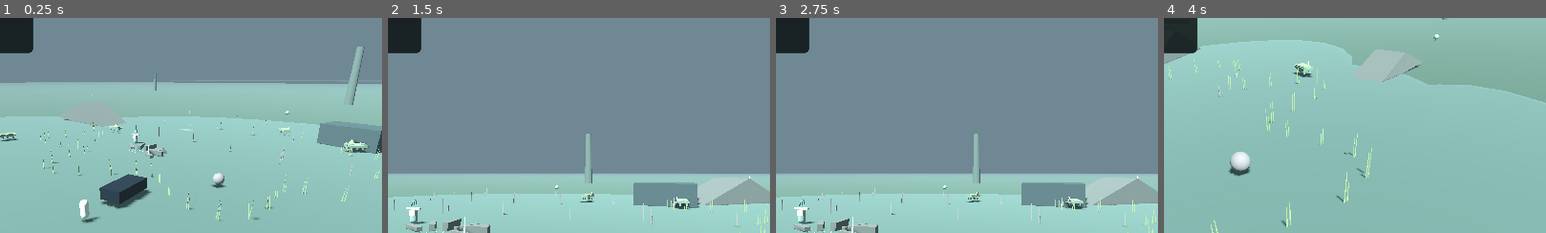
Above: before the commit, frames 1-4 (left to right).
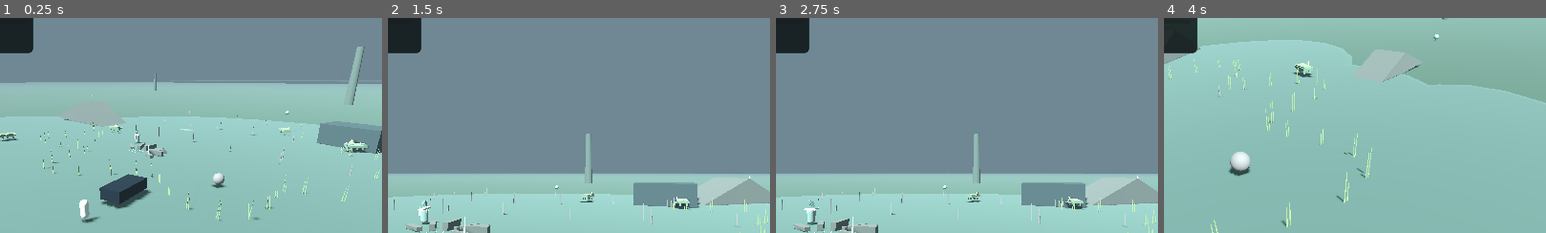
Above: after the commit, the same moments.

Repository: Islandyout/pale-signal
Game: Godot game, scene res://scenes/main.tscn
Same seed, same stepped clock (60 frames per second), same inputs: the game is played once before the commit and once after it.
Inputs (mouse positions are % of the whole screen's width and height, from its top left):
- Up to frame 1 (0.25 s): no input
- Up to frame 2 (1.5 s): click "SKIP CUTSCENE" at 0.5 s; tap Enter at 1.25 s; move the mouse to (72, 45) at 1.27 s; hold D (move_right) from 1.28 s (still down); hold E (interact) from 1.28 s (still down); click (72, 45) at 1.42 s
- Up to frame 3 (2.75 s): tap Space (jump) at 1.52 s; release D (move_right) at 2 s; release E (interact) at 2 s; click "RESET STEP" at 2 s
- Up to frame 4 (4 s): move the mouse to (45, 50) at 2.77 s; hold W (move_forward) from 2.78 s (still down); tap N (nav_toggle) at 2.85 s; move the mouse to (52, 48) at 3.52 s; hold F (scan) from 3.53 s (still down)
The pictures show only the part of the screen within x 30-80%, y 14-64%; the shares and areas given below are measured in that part.

The runs differ from the first frame. In frame 1, less than 0.1% of the frame differs, in the area x 34-39%, y 52-59%; in frame 2, 0.4%, in the area x 4-14%, y 84-96%; in frame 3, 0.4%; in frame 4, nothing differs.

Commit message:
Mount reactive Talari instructor routine

Diff:
--- a/reboot/scripts/world_art.gd
+++ b/reboot/scripts/world_art.gd
@@ -26,6 +26,10 @@
 	talari_anchor.add_child(talari_visual)
 	_decorate_talari(talari_anchor)
 	root.add_child(talari_anchor)
+	var talari_behavior := TalariInstructor.new()
+	talari_behavior.name = "TalariInstructorBehavior"
+	talari_anchor.add_child(talari_behavior)
+	talari_behavior.setup(talari_anchor, eva)
 	created["talari"] = talari_anchor
 
 	# The first imported Kestra module is deliberately only a structural base.
